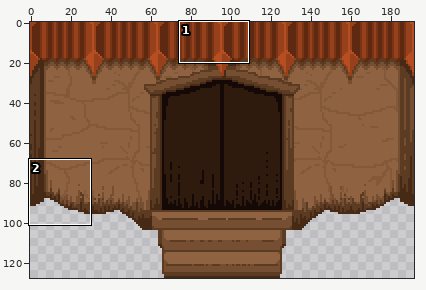
Sprite sheet: Assets/Art/Monastery/monastery-door.png. Above: a wide view before the commit, with the close-up outlined.
Close-up. Old version:
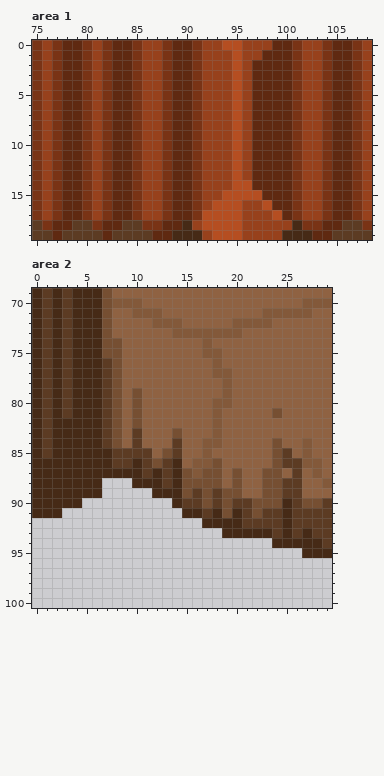
The file is 192x128 pixels. Shown: area 1: x 75..108, y 0..19; area 2: x 0..29, y 69..100. The commit also changed other parts of the picture, which this record leaves out.
Once edited:
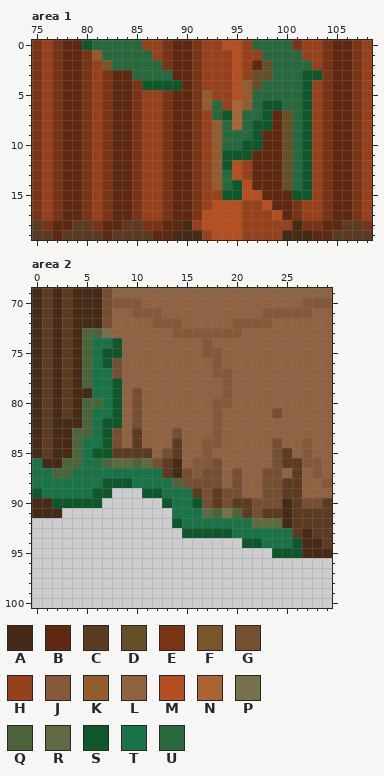
Palette (. is transparent): A #462a16  B #5f2911  C #5c3b23  D #664f27  E #793315  F #7a552a  G #764f32  H #97411c  J #83593a  K #925c30  L #8f6242  M #b54e21  N #a96434  P #77704c  Q #4c643a  R #606a42  S #0e572b  T #1a7347  U #27693c
What changed:
--- area 1
@@ x 75..108 @@
- 0 EHEBBEHEBBEHHEBBEHHMMHHHBBEHHEBBEH
- 1 EHEBBEHEBBEHHEBBEHHHMHHBBBEHHEBBEH
- 2 EHEBBEHEBBEHHEBBEHHHMHBBBBEHHEBBEH
- 3 EHEBBEHEBBEHHEBBEHHHMHBBBBEHHEBBEH
- 4 EHEBBEHEBBEHHEBBEHHHMHBBBBEHHEBBEH
- 5 EHEBBEHEBBEHHEBBEHHHMHBBBBEHHEBBEH
- 6 EHEBBEHEBBEHHEBBEHHHMHBBBBEHHEBBEH
- 7 EHEBBEHEBBEHHEBBEHHHMHBBBBEHHEBBEH
- 8 EHEBBEHEBBEHHEBBEHHHMHBBBBEHHEBBEH
- 9 EHEBBEHEBBEHHEBBEHHHMHBBBBEHHEBBEH
-10 EHEBBEHEBBEHHEBBEHHHMHBBBBEHHEBBEH
-11 EHEBBEHEBBEHHEBBEHHHMHBBBBEHHEBBEH
-12 EHEBBEHEBBEHHEBBEHHHMHBBBBEHHEBBEH
-13 EHEBBEHEBBEHHEBBEHHHMHBBBBEHHEBBEH
-14 EHEBBEHEBBEHHEBBEHHHMMBBBBEHHEBBEH
-15 EHEBBEHEBBEHHEBBEHHMMMMBBBEHHEBBEH
+ 0 EHEBBSUUUUUHHEBBEHHMMHUUUUEHHEBBEH
+ 1 EHEBBEKUUUUUHEBBEHHHMHHUUUUHHEBBEH
+ 2 EHEBBEHFUUUUUEBBEHHHMHBDUUUUHEBBEH
+ 3 EHEBBEHEBBUUUUBBEHHHMHDDUUUSSEBBEH
+ 4 EHEBBEHEBBESSSSBEHHHMKDUUUUSHEBBEH
+ 5 EHEBBEHEBBEHHEBBEKHHMKUUUUUSHEBBEH
+ 6 EHEBBEHEBBEHHEBBEKUHNKUSSUUSHEBBEH
+ 7 EHEBBEHEBBEHHEBBEHUSNUUSBDUSHEBBEH
+ 8 EHEBBEHEBBEHHEBBEHKUNUSSBDUSHEBBEH
+ 9 EHEBBEHEBBEHHEBBEHKUUUSBBDUSHEBBEH
+10 EHEBBEHEBBEHHEBBEHKUUSSBBDUSHEBBEH
+11 EHEBBEHEBBEHHEBBEHKSSSBBBDUSHEBBEH
+12 EHEBBEHEBBEHHEBBEHKSMHBBBDUSHEBBEH
+13 EHEBBEHEBBEHHEBBEHKUMHBBBDUSHEBBEH
+14 EHEBBEHEBBEHHEBBEHKUSMBBBDUSHEBBEH
+15 EHEBBEHEBBEHHEBBEHHSSMMBBBSSHEBBEH
 16 EHEBBEHEBBEHHEBBEHMMMHHMBBEHHEBBEH
--- area 2
@@ x 0..29 @@
  72 ACACAAAGLLLLJJJLLLLLJJJJLLLLLL
- 73 ACACAAAGLLLLLLJJJJJJJLLLLLLLLL
- 74 ACACAAAGGLLLLLLLLJLLLLLLLLLLLL
- 75 ACACAAAGGLLLLLLLLJJLLLLLLLLLLL
- 76 ACACAAACGLLLLLLLLLJLLLLLLLLLLL
- 77 ACACAAACGLLLLLLLLLJJLLLLLLLLLL
- 78 ACACAAACGLLLLLLLLLLJLLLLLLLLLL
- 79 ACACAAACGLGLLLLLLLLJLLLLLLLLLL
- 80 ACACAAACGLGLLLLLLLJJLLLLLLLLLL
- 81 ACACAAACGLGLLLLLLLJLLLLLGLLLLL
- 82 ACAAAAACGLGLLLLLLLJLLLLLLLLLLL
- 83 ACAAAAACGLCLLLGLLLJLLLLLLLLLLL
- 84 ACAAAAACGLCLLLCLLJJLLLLLGLLJLL
- 85 ACAAAAAACCCCLGCLLJLLLLLLGCLJLL
- 86 AAAAAAAACCACGCALJJGLLLLLGCCJJL
- 87 AAAAAAAAAAACACAGJGGLGLLGGLCLJL
- 88 AAAAAAA...AAACAGGGGLGLLGGCCLLJ
- 89 AAAAAAA.....AAAGCGCGGLLGGCCLLL
- 90 AAAAA.........ACCGCGCCGGGACGGC
- 91 AAA............AACAGACGCCACCCC
- 92 .................AAAACCCCACCCC
- 93 ...................AAAAACACACC
- 94 ........................AAAAAC
- 95 ...........................AAA
+ 73 ACACAQQPLLLLLLJJJJJJJLLLLLLLLL
+ 74 ACACAQTTSLLLLLLLLJLLLLLLLLLLLL
+ 75 ACACAQTSSLLLLLLLLJJLLLLLLLLLLL
+ 76 ACACAQTSGLLLLLLLLLJLLLLLLLLLLL
+ 77 ACACAQTTGLLLLLLLLLJJLLLLLLLLLL
+ 78 ACACAQTTSLLLLLLLLLLJLLLLLLLLLL
+ 79 ACACAATTSLGLLLLLLLLJLLLLLLLLLL
+ 80 ACACAQQTSLGLLLLLLLJJLLLLLLLLLL
+ 81 ACACAQTTSLGLLLLLLLJLLLLLGLLLLL
+ 82 ACAAAQTSSLGLLLLLLLJLLLLLLLLLLL
+ 83 ACAAQQTSGLCLLLGLLLJLLLLLLLLLLL
+ 84 ACAAQTTSGLCLLLCLLJJLLLLLGLLJLL
+ 85 ACAAQTSSCCCCLGCLLJLLLLLLGCLJLL
+ 86 TAAQQTTQRRQRGCALJJGLLLLLGCCJJL
+ 87 TTQQTTTTTTTTTCAGJGGLGLLGGLCLJL
+ 88 TTTTTTTSSSTTTTQGGGGLGLLGGCCLLJ
+ 89 STTTTTSS...SSTTTCGCGGLLGGCCLLL
+ 90 AASSSSS......STTSGCGCCGGGACGGC
+ 91 AAA...........TTTRQPQCGCCACCCC
+ 92 ..............STTTTTTTRRRACCCC
+ 93 ...............SSSSSTTTTTTCACC
+ 94 .....................SSTTTSAAC
+ 95 ........................SSSAAA
  96 ..............................
Changed places in both close-ups, as pixel boxes (x1, y1, x2, y2):
changed: (82, 40, 322, 200)
changed: (32, 328, 302, 558)
